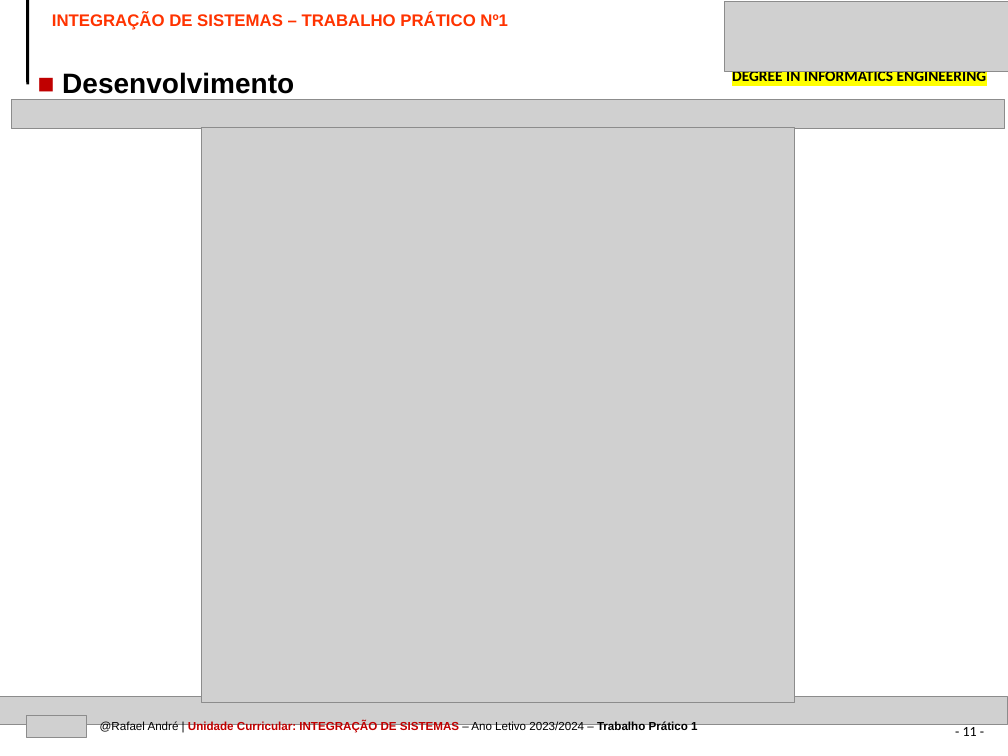
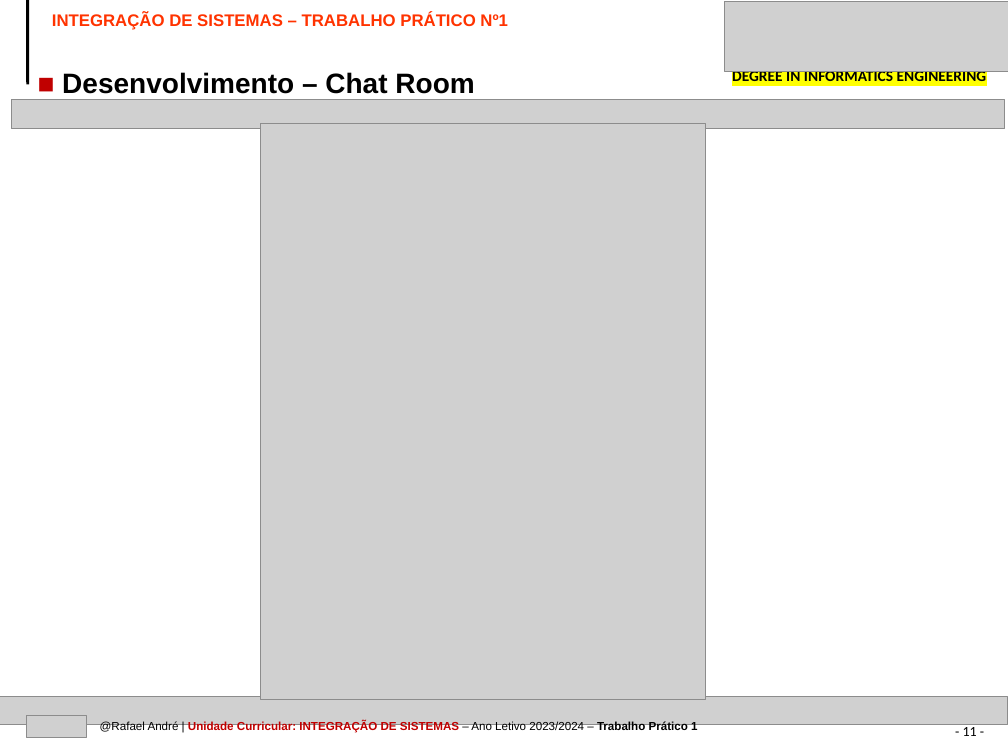
Before and after one commit to kromenz/Socket_Chat, a slide deck: slide 11 of IPVC-EI-TEMPLATE-PPT-IS-TRABALHO1.pptx. Drawn at 1008x756 pixels with LibreOffice and Linux fonts; fonts in the diff are those of the drawing; grey boxes stand for pictures. Boxes give left, top, right and bottom in pixels: in the first picture for what was removed or moved away, otherwise in the second. Text is boxed around its words. In the diff, an @@ line names an element or a change of style, - is before the commit and + after.

```diff
--- a/IPVC-EI-TEMPLATE-PPT-IS-TRABALHO1.pptx
+++ b/IPVC-EI-TEMPLATE-PPT-IS-TRABALHO1.pptx
@@ text at [62,72,474,94]: text changed @@
-■ Desenvolvimento
+■ Desenvolvimento – Chat Room
@@ picture: place and size @@
-picture at [202,127,794,703]
+picture at [260,124,705,700]
```
Also in this commit, not shown: 12 other slides changed, 3 slides added, 4 other files.
